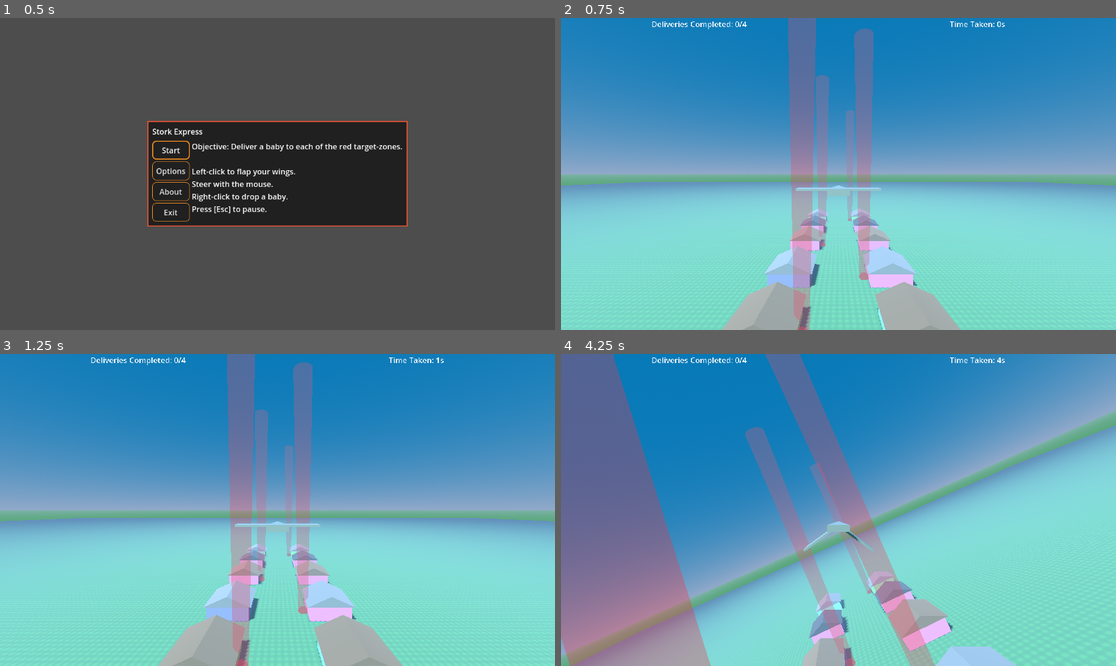
Above: before the commit, frames 1-4 (two rows, left to right).
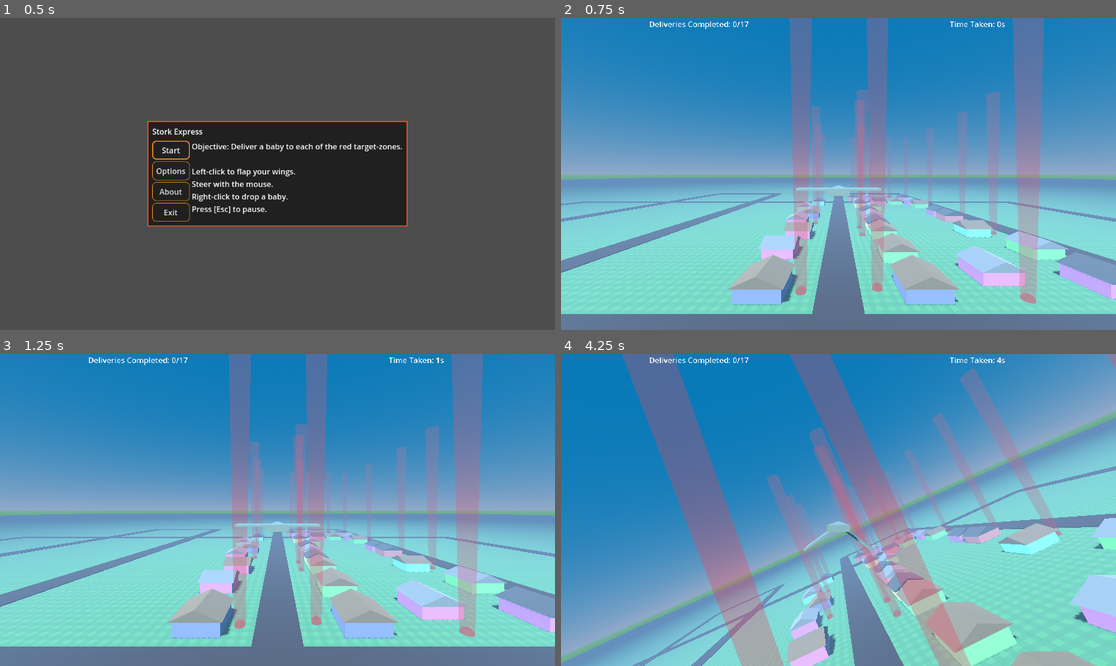
Above: after the commit, the same moments.

Repository: pizzasgood/StorkExpress_LD53
Game: Godot game, scene res://TitleScreen.tscn
The game is run twice, just before and just after one commit, with the same random seed, the same clock (stepped at 60 frames per second) and the same inputs.
Inputs (mouse positions are in pixels of both pictures, inside the frame that each line leads up to):
- Up to frame 1 (0.5 s): no input
- Up to frame 2 (0.75 s): click "Start" at 0.5 s
- Up to frame 3 (1.25 s): no input
- Up to frame 4 (4.25 s): move the mouse to (866, 510) at 1.27 s; right-click (866, 510) at 1.35 s; tap Space (flap) at 1.52, 1.82, 2.27, 2.57, 3.77, 4.07 s; move the mouse to (810, 510) at 2.02 s; right-click (810, 510) at 2.1 s; move the mouse to (849, 503) at 2.77 s; right-click (849, 503) at 2.85 s; move the mouse to (832, 516) at 3.52 s; right-click (832, 516) at 3.6 s

Frame 1 is identical in both runs. In frame 2, 30% of the frame differs, in the area x 0-100%, y 0-100%; in frame 3, 31%; in frame 4, 51%.

Commit message:
Add roads and more houses

Diff:
--- a/Main.tscn
+++ b/Main.tscn
@@ -1,42 +1,11 @@
-[gd_scene load_steps=15 format=3 uid="uid://c8ymdfqd6l0cg"]
+[gd_scene load_steps=7 format=3 uid="uid://c8ymdfqd6l0cg"]
 
 [ext_resource type="PackedScene" uid="uid://cq34ur08y4j7a" path="res://OptionsWindow.tscn" id="1"]
 [ext_resource type="Script" path="res://Main.gd" id="1_b5eh2"]
 [ext_resource type="PackedScene" uid="uid://bgpleworxo4gy" path="res://PauseMenu.tscn" id="2"]
 [ext_resource type="PackedScene" uid="uid://bjfl6q6c0d4sw" path="res://VictoryMenu.tscn" id="2_pma0q"]
 [ext_resource type="PackedScene" uid="uid://bym6gflqqhpwx" path="res://entities/Player.tscn" id="3_jvrks"]
-[ext_resource type="Texture2D" uid="uid://bv6qkufi5lv5p" path="res://entities/grass.png" id="4_0fwhv"]
-[ext_resource type="PackedScene" uid="uid://bq1i7kvnbkk5c" path="res://entities/SquareHouse.tscn" id="4_8bccg"]
-[ext_resource type="PackedScene" uid="uid://bh3kt2uq1hbla" path="res://entities/Target.tscn" id="6_y0xh5"]
-
-[sub_resource type="WorldBoundaryShape3D" id="WorldBoundaryShape3D_qc1eu"]
-
-[sub_resource type="StandardMaterial3D" id="StandardMaterial3D_kcah8"]
-albedo_texture = ExtResource("4_0fwhv")
-uv1_scale = Vector3(1024, 1024, 1024)
-texture_filter = 4
-
-[sub_resource type="PlaneMesh" id="PlaneMesh_qf8n6"]
-material = SubResource("StandardMaterial3D_kcah8")
-size = Vector2(1024, 1024)
-
-[sub_resource type="ProceduralSkyMaterial" id="ProceduralSkyMaterial_ujntp"]
-sky_top_color = Color(0.0470588, 0.47451, 0.721569, 1)
-sky_horizon_color = Color(0.568627, 0.662745, 0.788235, 1)
-ground_bottom_color = Color(0.294118, 0.635294, 0.411765, 1)
-ground_horizon_color = Color(0.494118, 0.701961, 0.670588, 1)
-
-[sub_resource type="Sky" id="Sky_47rcm"]
-sky_material = SubResource("ProceduralSkyMaterial_ujntp")
-
-[sub_resource type="Environment" id="Environment_gsoe0"]
-background_mode = 2
-sky = SubResource("Sky_47rcm")
-ssao_enabled = true
-ssil_enabled = true
-fog_enabled = true
-fog_light_color = Color(0.396078, 0.564706, 0.745098, 1)
-fog_sun_scatter = 0.24
+[ext_resource type="PackedScene" uid="uid://bsikbfqvppc2e" path="res://Map.tscn" id="6_ulavf"]
 
 [node name="Main" type="Node"]
 script = ExtResource("1_b5eh2")
@@ -86,65 +55,4 @@
 [node name="Player" parent="." instance=ExtResource("3_jvrks")]
 transform = Transform3D(1, 0, 0, 0, 1, 0, 0, 0, 1, 0, 21.1243, 21.8489)
 
-[node name="Map" type="Node3D" parent="."]
-
-[node name="Ground" type="StaticBody3D" parent="Map"]
-
-[node name="CollisionShape3D" type="CollisionShape3D" parent="Map/Ground"]
-shape = SubResource("WorldBoundaryShape3D_qc1eu")
-
-[node name="MeshInstance3D" type="MeshInstance3D" parent="Map/Ground"]
-mesh = SubResource("PlaneMesh_qf8n6")
-
-[node name="Houses" type="Node3D" parent="Map"]
-
-[node name="SquareHouse" parent="Map/Houses" instance=ExtResource("4_8bccg")]
-transform = Transform3D(1, 0, 0, 0, 1, 0, 0, 0, 1, -9.42823, 0, 0)
-
-[node name="SquareHouse2" parent="Map/Houses" instance=ExtResource("4_8bccg")]
-transform = Transform3D(1, 0, 0, 0, 1, 0, 0, 0, 1, -9.42823, 0, -15.4605)
-
-[node name="SquareHouse3" parent="Map/Houses" instance=ExtResource("4_8bccg")]
-transform = Transform3D(1, 0, 0, 0, 1, 0, 0, 0, 1, -9.42823, 0, -33.9987)
-
-[node name="SquareHouse4" parent="Map/Houses" instance=ExtResource("4_8bccg")]
-transform = Transform3D(1, 0, 0, 0, 1, 0, 0, 0, 1, -9.42823, 0, -50.5672)
-
-[node name="SquareHouse5" parent="Map/Houses" instance=ExtResource("4_8bccg")]
-transform = Transform3D(1, 0, 0, 0, 1, 0, 0, 0, 1, -9.42823, 0, -66.8994)
-
-[node name="SquareHouse6" parent="Map/Houses" instance=ExtResource("4_8bccg")]
-transform = Transform3D(1, 0, 0, 0, 1, 0, 0, 0, 1, 10.1065, 0, 0)
-
-[node name="SquareHouse7" parent="Map/Houses" instance=ExtResource("4_8bccg")]
-transform = Transform3D(1, 0, 0, 0, 1, 0, 0, 0, 1, 10.1065, 0, -15.4605)
-
-[node name="SquareHouse8" parent="Map/Houses" instance=ExtResource("4_8bccg")]
-transform = Transform3D(1, 0, 0, 0, 1, 0, 0, 0, 1, 10.1065, 0, -33.9987)
-
-[node name="SquareHouse9" parent="Map/Houses" instance=ExtResource("4_8bccg")]
-transform = Transform3D(1, 0, 0, 0, 1, 0, 0, 0, 1, 10.1065, 0, -50.5672)
-
-[node name="SquareHouse10" parent="Map/Houses" instance=ExtResource("4_8bccg")]
-transform = Transform3D(1, 0, 0, 0, 1, 0, 0, 0, 1, 10.1065, 0, -66.8994)
-
-[node name="WorldEnvironment" type="WorldEnvironment" parent="Map"]
-environment = SubResource("Environment_gsoe0")
-
-[node name="DirectionalLight3D" type="DirectionalLight3D" parent="Map/WorldEnvironment"]
-transform = Transform3D(0.919135, 0.334446, -0.208174, 0, 0.528438, 0.848972, 0.393942, -0.78032, 0.485706, 0, 0, 0)
-shadow_enabled = true
-
-[node name="Targets" type="Node3D" parent="Map"]
-
-[node name="Target" parent="Map/Targets" instance=ExtResource("6_y0xh5")]
-transform = Transform3D(1, 0, 0, 0, 1, 0, 0, 0, 1, -4.80694, 0, 0)
-
-[node name="Target2" parent="Map/Targets" instance=ExtResource("6_y0xh5")]
-transform = Transform3D(1, 0, 0, 0, 1, 0, 0, 0, 1, -4.80694, 0, -33.979)
-
-[node name="Target3" parent="Map/Targets" instance=ExtResource("6_y0xh5")]
-transform = Transform3D(1, 0, 0, 0, 1, 0, 0, 0, 1, 5.25737, 0, -15.1348)
-
-[node name="Target4" parent="Map/Targets" instance=ExtResource("6_y0xh5")]
-transform = Transform3D(1, 0, 0, 0, 1, 0, 0, 0, 1, 5.25737, 0, -66.7541)
+[node name="Map" parent="." instance=ExtResource("6_ulavf")]
--- /dev/null
+++ b/Map.tscn
@@ -0,0 +1,268 @@
+[gd_scene load_steps=13 format=3 uid="uid://bsikbfqvppc2e"]
+
+[ext_resource type="Texture2D" uid="uid://bv6qkufi5lv5p" path="res://entities/grass.png" id="1_6oumd"]
+[ext_resource type="PackedScene" uid="uid://bq1i7kvnbkk5c" path="res://entities/SquareHouse.tscn" id="2_bhgio"]
+[ext_resource type="PackedScene" uid="uid://bh3kt2uq1hbla" path="res://entities/Target.tscn" id="3_34v27"]
+
+[sub_resource type="ProceduralSkyMaterial" id="ProceduralSkyMaterial_ujntp"]
+sky_top_color = Color(0.0470588, 0.47451, 0.721569, 1)
+sky_horizon_color = Color(0.568627, 0.662745, 0.788235, 1)
+ground_bottom_color = Color(0.294118, 0.635294, 0.411765, 1)
+ground_horizon_color = Color(0.494118, 0.701961, 0.670588, 1)
+
+[sub_resource type="Sky" id="Sky_47rcm"]
+sky_material = SubResource("ProceduralSkyMaterial_ujntp")
+
+[sub_resource type="Environment" id="Environment_gsoe0"]
+background_mode = 2
+sky = SubResource("Sky_47rcm")
+ssao_enabled = true
+ssil_enabled = true
+fog_enabled = true
+fog_light_color = Color(0.396078, 0.564706, 0.745098, 1)
+fog_sun_scatter = 0.24
+
+[sub_resource type="WorldBoundaryShape3D" id="WorldBoundaryShape3D_qc1eu"]
+
+[sub_resource type="StandardMaterial3D" id="StandardMaterial3D_kcah8"]
+albedo_texture = ExtResource("1_6oumd")
+uv1_scale = Vector3(1024, 1024, 1024)
+texture_filter = 4
+
+[sub_resource type="PlaneMesh" id="PlaneMesh_qf8n6"]
+material = SubResource("StandardMaterial3D_kcah8")
+size = Vector2(2048, 2048)
+
+[sub_resource type="Curve3D" id="Curve3D_ovo0d"]
+_data = {
+"points": PackedVector3Array(0, 0, 0, 0, 0, 0, -192, 0, 0, 0, 0, 0, 0, 0, 0, -193, 0, -127, 0, 0, 0, 0, 0, 0, 128, 0, -128, 0, 0, 0, 0, 0, 0, 128, 0, 0, 0, 0, 0, 0, 0, 0, 103, 0, 0),
+"tilts": PackedFloat32Array(0, 0, 0, 0, 0)
+}
+point_count = 5
+
+[sub_resource type="StandardMaterial3D" id="StandardMaterial3D_j5xeu"]
+albedo_color = Color(0.129412, 0.0627451, 0.054902, 1)
+
+[sub_resource type="Curve3D" id="Curve3D_4tmyi"]
+_data = {
+"points": PackedVector3Array(0, 0, 0, 0, 0, 0, 0, 0, -192, 0, 0, 0, 0, 0, 0, 0, 0, 192, 0, 0, 0, 0, 0, 0, -64, 0, 192, 0, 0, 0, 0, 0, 0, -64, 0, -192, 0, 0, 0, 0, 0, 0, -128, 0, -192, 0, 0, 0, 0, 0, 0, -128, 0, 64, 0, 0, 0, 0, 0, 0, 64, 0, 64, 0, 0, 0, 0, 0, 0, 64, 0, -192, 0, 0, 0, 0, 0, 0, 32, 0, -192),
+"tilts": PackedFloat32Array(0, 0, 0, 0, 0, 0, 0, 0, 0)
+}
+point_count = 9
+
+[node name="Map" type="Node3D"]
+metadata/_edit_lock_ = true
+
+[node name="WorldEnvironment" type="WorldEnvironment" parent="."]
+environment = SubResource("Environment_gsoe0")
+
+[node name="DirectionalLight3D" type="DirectionalLight3D" parent="WorldEnvironment"]
+transform = Transform3D(0.919135, 0.334446, -0.208174, 0, 0.528438, 0.848972, 0.393942, -0.78032, 0.485706, 0, 0, 0)
+shadow_enabled = true
+metadata/_edit_lock_ = true
+
+[node name="Ground" type="StaticBody3D" parent="."]
+transform = Transform3D(1, 0, 0, 0, 1, 0, 0, 0, 1, 0, 0.01, 0)
+metadata/_edit_lock_ = true
+
+[node name="CollisionShape3D" type="CollisionShape3D" parent="Ground"]
+shape = SubResource("WorldBoundaryShape3D_qc1eu")
+metadata/_edit_lock_ = true
+
+[node name="MeshInstance3D" type="MeshInstance3D" parent="Ground"]
+mesh = SubResource("PlaneMesh_qf8n6")
+metadata/_edit_lock_ = true
+
+[node name="Houses" type="Node3D" parent="."]
+
+[node name="SquareHouse" parent="Houses" instance=ExtResource("2_bhgio")]
+transform = Transform3D(1, 0, 0, 0, 1, 0, 0, 0, 1, -10.4282, 0, 11)
+
+[node name="SquareHouse2" parent="Houses" instance=ExtResource("2_bhgio")]
+transform = Transform3D(1, 0, 0, 0, 1, 0, 0, 0, 1, -13.4282, 0, -10.4605)
+
+[node name="SquareHouse3" parent="Houses" instance=ExtResource("2_bhgio")]
+transform = Transform3D(-4.37114e-08, 0, -1, 0, 1, 0, 1, 0, -4.37114e-08, -15.4282, 0, -27.9987)
+
+[node name="SquareHouse4" parent="Houses" instance=ExtResource("2_bhgio")]
+transform = Transform3D(-4.37114e-08, 0, 1, 0, 1, 0, -1, 0, -4.37114e-08, -13.4282, 0, -43.5672)
+
+[node name="SquareHouse5" parent="Houses" instance=ExtResource("2_bhgio")]
+transform = Transform3D(1, 0, 0, 0, 1, 0, 0, 0, 1, -17.4282, 0, -60.8994)
+
+[node name="SquareHouse11" parent="Houses" instance=ExtResource("2_bhgio")]
+transform = Transform3D(1, 0, 0, 0, 1, 0, 0, 0, 1, -13.4282, 0, -74.8994)
+
+[node name="SquareHouse12" parent="Houses" instance=ExtResource("2_bhgio")]
+transform = Transform3D(1, 0, 0, 0, 1, 0, 0, 0, 1, -13.4282, 0, -113.899)
+
+[node name="SquareHouse13" parent="Houses" instance=ExtResource("2_bhgio")]
+transform = Transform3D(1, 0, 0, 0, 1, 0, 0, 0, 1, -19.4282, 0, -92.8994)
+
+[node name="SquareHouse14" parent="Houses" instance=ExtResource("2_bhgio")]
+transform = Transform3D(1, 0, 0, 0, 1, 0, 0, 0, 1, 15.5718, 0, -67.8994)
+
+[node name="SquareHouse15" parent="Houses" instance=ExtResource("2_bhgio")]
+transform = Transform3D(1, 0, 0, 0, 1, 0, 0, 0, 1, 15.5718, 0, -79.8994)
+
+[node name="SquareHouse16" parent="Houses" instance=ExtResource("2_bhgio")]
+transform = Transform3D(1, 0, 0, 0, 1, 0, 0, 0, 1, 20.5718, 0, -93.8994)
+
+[node name="SquareHouse17" parent="Houses" instance=ExtResource("2_bhgio")]
+transform = Transform3D(1, 0, 0, 0, 1, 0, 0, 0, 1, 14.5718, 0, -105.899)
+
+[node name="SquareHouse18" parent="Houses" instance=ExtResource("2_bhgio")]
+transform = Transform3D(1, 0, 0, 0, 1, 0, 0, 0, 1, 14.5718, 0, -116.899)
+
+[node name="SquareHouse19" parent="Houses" instance=ExtResource("2_bhgio")]
+transform = Transform3D(1, 0, 0, 0, 1, 0, 0, 0, 1, 51.5718, 0, -116.899)
+
+[node name="SquareHouse20" parent="Houses" instance=ExtResource("2_bhgio")]
+transform = Transform3D(-4.37114e-08, 0, -1, 0, 1, 0, 1, 0, -4.37114e-08, 51.5718, 0, -102.899)
+
+[node name="SquareHouse21" parent="Houses" instance=ExtResource("2_bhgio")]
+transform = Transform3D(1, 0, 0, 0, 1, 0, 0, 0, 1, 51.5718, 0, -78.8994)
+
+[node name="SquareHouse22" parent="Houses" instance=ExtResource("2_bhgio")]
+transform = Transform3D(1, 0, 0, 0, 1, 0, 0, 0, 1, 51.5718, 0, -67.8994)
+
+[node name="SquareHouse23" parent="Houses" instance=ExtResource("2_bhgio")]
+transform = Transform3D(-4.37114e-08, 0, 1, 0, 1, 0, -1, 0, -4.37114e-08, 47.5718, 0, -45.8994)
+
+[node name="SquareHouse24" parent="Houses" instance=ExtResource("2_bhgio")]
+transform = Transform3D(1, 0, 0, 0, 1, 0, 0, 0, 1, 52.5718, 0, -27.8994)
+
+[node name="SquareHouse25" parent="Houses" instance=ExtResource("2_bhgio")]
+transform = Transform3D(1, 0, 0, 0, 1, 0, 0, 0, 1, 50.5718, 0, -11.8994)
+
+[node name="SquareHouse26" parent="Houses" instance=ExtResource("2_bhgio")]
+transform = Transform3D(1, 0, 0, 0, 1, 0, 0, 0, 1, 31.5718, 0, -15.8994)
+
+[node name="SquareHouse27" parent="Houses" instance=ExtResource("2_bhgio")]
+transform = Transform3D(1, 0, 0, 0, 1, 0, 0, 0, 1, 39.5718, 0, -116.899)
+
+[node name="SquareHouse28" parent="Houses" instance=ExtResource("2_bhgio")]
+transform = Transform3D(-4.37114e-08, 0, 1, 0, 1, 0, -1, 0, -4.37114e-08, 28.5718, 0, -116.899)
+
+[node name="SquareHouse29" parent="Houses" instance=ExtResource("2_bhgio")]
+transform = Transform3D(1, 0, 0, 0, 1, 0, 0, 0, 1, 11.5718, 0, -139.899)
+
+[node name="SquareHouse30" parent="Houses" instance=ExtResource("2_bhgio")]
+transform = Transform3D(1, 0, 0, 0, 1, 0, 0, 0, 1, 24.5718, 0, -140.899)
+
+[node name="SquareHouse31" parent="Houses" instance=ExtResource("2_bhgio")]
+transform = Transform3D(1, 0, 0, 0, 1, 0, 0, 0, 1, 52.5718, 0, -140.899)
+
+[node name="SquareHouse32" parent="Houses" instance=ExtResource("2_bhgio")]
+transform = Transform3D(1, 0, 0, 0, 1, 0, 0, 0, 1, 40.5718, 0, -139.899)
+
+[node name="SquareHouse6" parent="Houses" instance=ExtResource("2_bhgio")]
+transform = Transform3D(-4.37114e-08, 0, 1, 0, 1, 0, -1, 0, -4.37114e-08, 10.1065, 0, 11)
+
+[node name="SquareHouse7" parent="Houses" instance=ExtResource("2_bhgio")]
+transform = Transform3D(1, 0, 0, 0, 1, 0, 0, 0, 1, 15.1065, 0, -10.4605)
+
+[node name="SquareHouse8" parent="Houses" instance=ExtResource("2_bhgio")]
+transform = Transform3D(1, 0, 0, 0, 1, 0, 0, 0, 1, 15.1065, 0, -25.9987)
+
+[node name="SquareHouse9" parent="Houses" instance=ExtResource("2_bhgio")]
+transform = Transform3D(1, 0, 0, 0, 1, 0, 0, 0, 1, 15.1065, 0, -43.5672)
+
+[node name="SquareHouse10" parent="Houses" instance=ExtResource("2_bhgio")]
+transform = Transform3D(1, 0, 0, 0, 1, 0, 0, 0, 1, 15.1065, 0, -53.8994)
+
+[node name="Targets" type="Node3D" parent="."]
+
+[node name="Target" parent="Targets" instance=ExtResource("3_34v27")]
+transform = Transform3D(1, 0, 0, 0, 1, 0, 0, 0, 1, -6.80694, 0, -10)
+
+[node name="Target2" parent="Targets" instance=ExtResource("3_34v27")]
+transform = Transform3D(1, 0, 0, 0, 1, 0, 0, 0, 1, -9.80694, 0, -60.979)
+
+[node name="Target3" parent="Targets" instance=ExtResource("3_34v27")]
+transform = Transform3D(1, 0, 0, 0, 1, 0, 0, 0, 1, 7.25737, 0, -11.1348)
+
+[node name="Target4" parent="Targets" instance=ExtResource("3_34v27")]
+transform = Transform3D(1, 0, 0, 0, 1, 0, 0, 0, 1, 8.25737, 0, -43.7541)
+
+[node name="Target5" parent="Targets" instance=ExtResource("3_34v27")]
+transform = Transform3D(1, 0, 0, 0, 1, 0, 0, 0, 1, 8.25737, 0, -53.7541)
+
+[node name="Target6" parent="Targets" instance=ExtResource("3_34v27")]
+transform = Transform3D(1, 0, 0, 0, 1, 0, 0, 0, 1, 13.2574, 0, -92.7541)
+
+[node name="Target7" parent="Targets" instance=ExtResource("3_34v27")]
+transform = Transform3D(1, 0, 0, 0, 1, 0, 0, 0, 1, -11.7426, 0, -92.7541)
+
+[node name="Target8" parent="Targets" instance=ExtResource("3_34v27")]
+transform = Transform3D(1, 0, 0, 0, 1, 0, 0, 0, 1, -11.7426, 0, -120.754)
+
+[node name="Target9" parent="Targets" instance=ExtResource("3_34v27")]
+transform = Transform3D(1, 0, 0, 0, 1, 0, 0, 0, 1, 11.2574, 0, -133.754)
+
+[node name="Target10" parent="Targets" instance=ExtResource("3_34v27")]
+transform = Transform3D(1, 0, 0, 0, 1, 0, 0, 0, 1, 24.2574, 0, -133.754)
+
+[node name="Target11" parent="Targets" instance=ExtResource("3_34v27")]
+transform = Transform3D(1, 0, 0, 0, 1, 0, 0, 0, 1, 40.2574, 0, -133.754)
+
+[node name="Target12" parent="Targets" instance=ExtResource("3_34v27")]
+transform = Transform3D(1, 0, 0, 0, 1, 0, 0, 0, 1, 53.2574, 0, -133.754)
+
+[node name="Target13" parent="Targets" instance=ExtResource("3_34v27")]
+transform = Transform3D(1, 0, 0, 0, 1, 0, 0, 0, 1, 58.2574, 0, -102.754)
+
+[node name="Target14" parent="Targets" instance=ExtResource("3_34v27")]
+transform = Transform3D(1, 0, 0, 0, 1, 0, 0, 0, 1, 58.2574, 0, -68.7541)
+
+[node name="Target15" parent="Targets" instance=ExtResource("3_34v27")]
+transform = Transform3D(1, 0, 0, 0, 1, 0, 0, 0, 1, 55.2574, 0, -45.7541)
+
+[node name="Target16" parent="Targets" instance=ExtResource("3_34v27")]
+transform = Transform3D(1, 0, 0, 0, 1, 0, 0, 0, 1, 58.2574, 0, -11.7541)
+
+[node name="Target17" parent="Targets" instance=ExtResource("3_34v27")]
+transform = Transform3D(1, 0, 0, 0, 1, 0, 0, 0, 1, 32.2574, 0, -7.75409)
+
+[node name="Roads" type="Node3D" parent="."]
+metadata/_edit_lock_ = true
+
+[node name="Path3D" type="Path3D" parent="Roads"]
+curve = SubResource("Curve3D_ovo0d")
+metadata/_edit_lock_ = true
+
+[node name="CSGPolygon3D" type="CSGPolygon3D" parent="Roads/Path3D"]
+use_collision = true
+polygon = PackedVector2Array(-4, -1, -4, 0.2, 4, 0.2, 4, -1)
+mode = 2
+path_node = NodePath("..")
+path_interval_type = 0
+path_interval = 1.0
+path_simplify_angle = 0.0
+path_rotation = 1
+path_local = true
+path_continuous_u = false
+path_u_distance = 1.0
+path_joined = true
+material = SubResource("StandardMaterial3D_j5xeu")
+metadata/_edit_lock_ = true
+
+[node name="Path3D2" type="Path3D" parent="Roads"]
+curve = SubResource("Curve3D_4tmyi")
+metadata/_edit_lock_ = true
+
+[node name="CSGPolygon3D" type="CSGPolygon3D" parent="Roads/Path3D2"]
+use_collision = true
+polygon = PackedVector2Array(-4, -1, -4, 0.2, 4, 0.2, 4, -1)
+mode = 2
+path_node = NodePath("..")
+path_interval_type = 0
+path_interval = 1.0
+path_simplify_angle = 0.0
+path_rotation = 1
+path_local = true
+path_continuous_u = false
+path_u_distance = 1.0
+path_joined = true
+material = SubResource("StandardMaterial3D_j5xeu")
+metadata/_edit_lock_ = true
--- a/TitleScreen.gd
+++ b/TitleScreen.gd
@@ -9,6 +9,7 @@
 
 
 func _on_StartButton_pressed() -> void:
+	seed(1)
 	get_tree().change_scene_to_file("res://Main.tscn")
 
 
